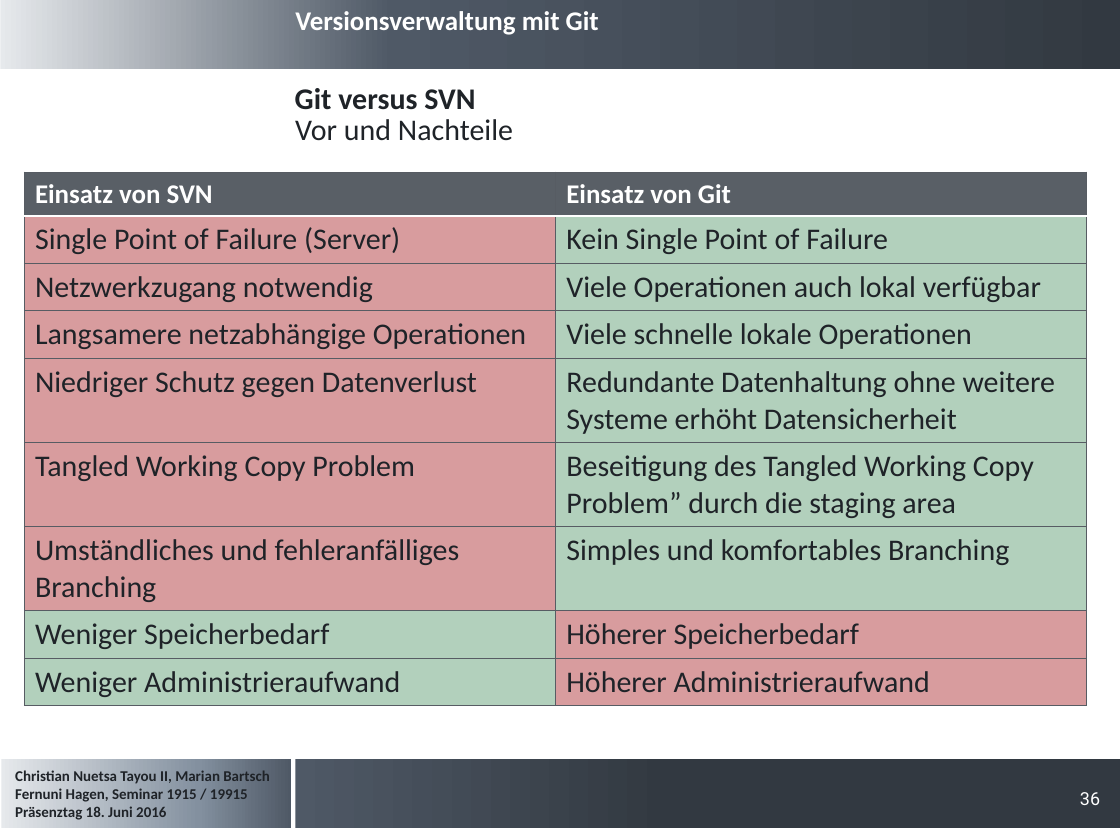
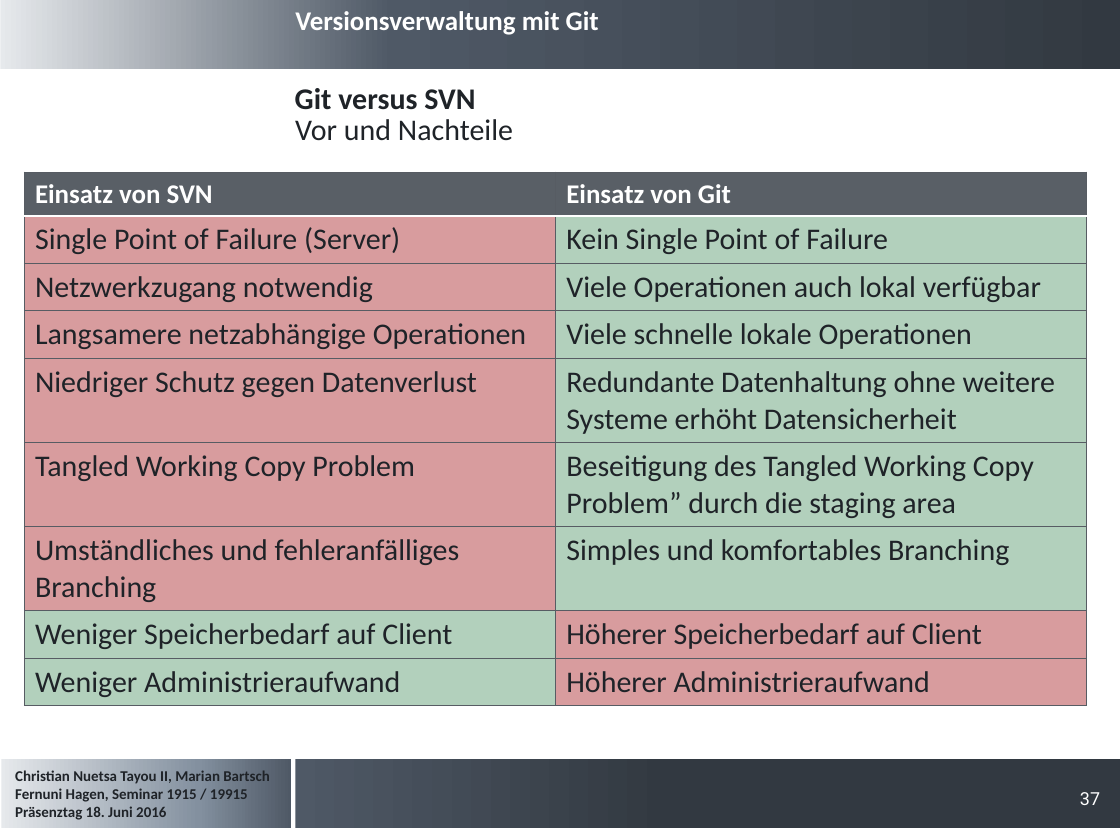
Before and after one commit to cristallin/git-project-seminar, a slide deck: slide 37 of Präsentation_Seminararbeit.pptx (slide 36 before the commit). Drawn at 1120x828 pixels with LibreOffice and Linux fonts; fonts in the diff are those of the drawing; background and template pictures are left out. Boxes give left, top, right and bottom in pixels: in the first picture for what was removed or moved away, otherwise in the second. Text is boxed around its words. In the diff, an @@ line names an element or a change of style, - is before the commit and + after.

```diff
--- a/Präsentation_Seminararbeit.pptx
+++ b/Präsentation_Seminararbeit.pptx
@@ table at box(24, 172, 1087, 701) @@
-row 8, column 1: Weniger Speicherbedarf
+row 8, column 1: Weniger Speicherbedarf auf Client
-row 8, column 2: Höherer Speicherbedarf
+row 8, column 2: Höherer Speicherbedarf auf Client
@@ page number at box(1080, 792, 1100, 805): text changed @@
-36
+37
```
Also in this commit, not shown: 2 other slides changed, 2 slides added.
